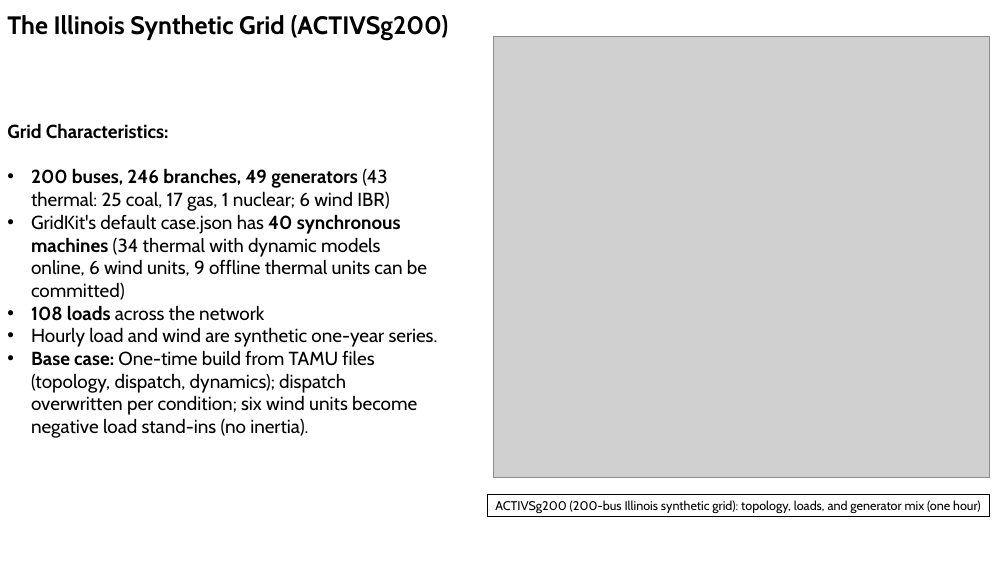
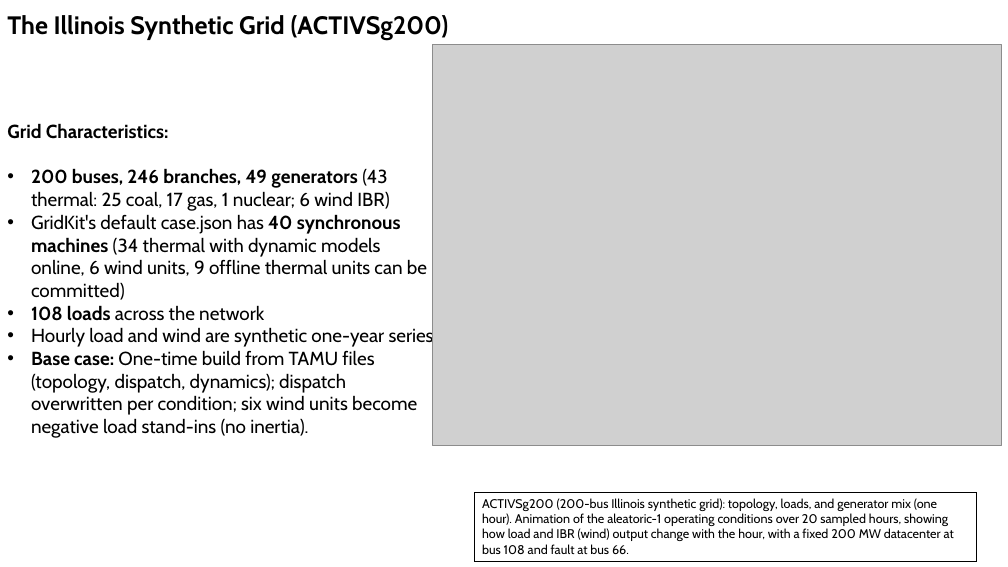
Before and after one commit to ORNL/GridKit, a slide deck: slide 3 of uq-usecase/work-notes/tex-report/slides.pptx. Drawn at 1008x567 pixels with LibreOffice and Linux fonts; fonts in the diff are those of the drawing; grey boxes stand for pictures. Boxes give left, top, right and bottom in pixels: in the first picture for what was removed or moved away, otherwise in the second. Text is boxed around its words. In the diff, an @@ line names an element or a change of style, - is before the commit and + after.

```diff
--- a/uq-usecase/work-notes/tex-report/slides.pptx
+++ b/uq-usecase/work-notes/tex-report/slides.pptx
@@ picture: place and size @@
-picture at [494, 36, 990, 478]
+picture at [433, 44, 1001, 445]
@@ rectangle "ACTIVSg200 (200-bus Illinois synthetic grid): ...": place and size @@
-rectangle "ACTIVSg200 (200-bus Illinois synthetic grid): ..." at [488, 494, 990, 516]
+rectangle "ACTIVSg200 (200-bus Illinois synthetic grid): ..." at [475, 492, 977, 561]
@@ text in rectangle at [482, 498, 954, 554]: text changed @@
-ACTIVSg200 (200-bus Illinois synthetic grid): topology, loads, and generator mix (one hour)
+ACTIVSg200 (200-bus Illinois synthetic grid): topology, loads, and generator mix (one hour). Animation of the aleatoric-1 operating conditions over 20 sampled hours, showing how load and IBR (wind) output change with the hour, with a fixed 200 MW datacenter at bus 108 and fault at bus 66.
```
Also in this commit, not shown: 2 other slides changed, 1 slide removed, 1 other file.
